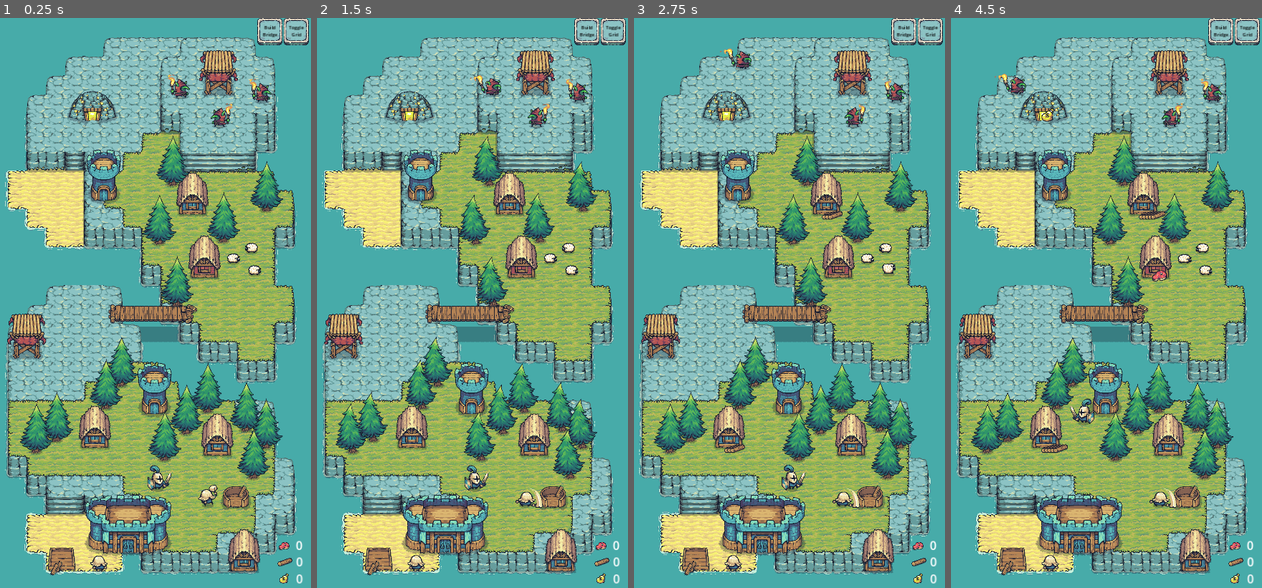
Above: before the commit, frames 1-4 (left to right).
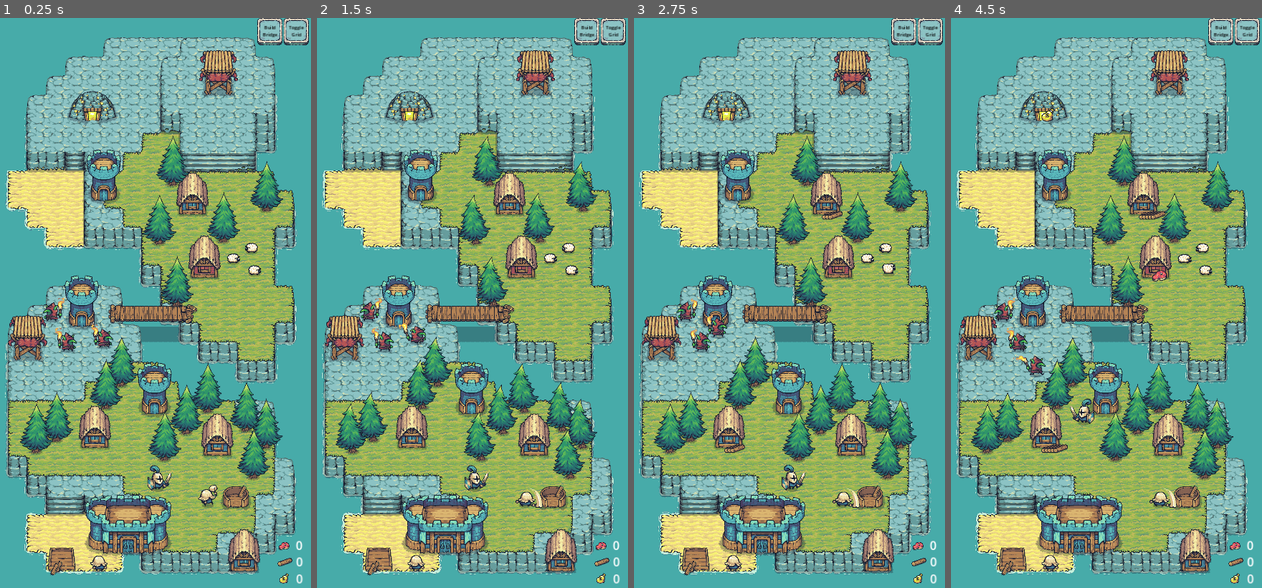
Above: after the commit, the same moments.

Repository: dreml/OneScreenAdventure
Game: Godot game, scene res://scenes/main.tscn
Two runs of this game, one before a commit and one after it. Both use one fixed random seed, a clock stepped at 60 frames per second and the inputs below.
Inputs (mouse positions are in pixels of both pictures, inside the frame that each line leads up to):
- Up to frame 1 (0.25 s): no input
- Up to frame 2 (1.5 s): move the mouse to (537, 274) at 0.52 s; press the mouse at (537, 274) at 0.53 s; move the mouse to (400, 331) at 1.27 s; release the mouse at (400, 331) at 1.28 s; hold A from 1.28 s (still down); tap G (test) at 1.35 s
- Up to frame 3 (2.75 s): move the mouse to (817, 177) at 2.02 s; release A at 2.03 s; hold F from 2.03 s (still down)
- Up to frame 4 (4.5 s): move the mouse to (1084, 417) at 2.77 s; release F at 2.78 s; tap Shift at 2.85 s; click (1084, 417) at 2.92 s; move the mouse to (1196, 388) at 3.52 s; hold T 3.53-4.28 s; hold A from 3.53 s (still down); move the mouse to (1003, 217) at 4.27 s; tap B at 4.35 s

The runs differ from the first frame. In frame 1, 3.4% of the frame differs, in the area x 1-96%, y 9-98%; in frame 2, 3.4%, in the area x 1-96%, y 10-98%; in frame 3, 3.2%; in frame 4, 3.4%.
Error in both runs: Invalid access of index '1' on a base object of type: 'Array[Vector2]'. (res://components/movement_component.gd:40)

Commit message:
Стрельба башни v1.0

Diff:
--- a/npc/goblin.gd
+++ b/npc/goblin.gd
@@ -1,5 +1,7 @@
 class_name Goblin
 extends Npc
+
+var hp = 50
 
 #func _ready() -> void:
 #	super._ready()
@@ -11,3 +13,8 @@
 func move_to(location: Vector2):
 	movement_component.set_target_position(location)
 	_switch_state(States.FOLLOW)
+
+func take_damage(damage):
+	hp -= damage
+	if hp <= 0:
+		queue_free()
--- /dev/null
+++ b/objects/bare_arrow.gd
@@ -0,0 +1,10 @@
+extends BaseArrow
+
+# Called when the node enters the scene tree for the first time.
+#func _ready():
+	#pass # Replace with function body.
+
+
+# Called every frame. 'delta' is the elapsed time since the previous frame.
+#func _process(delta):
+	#pass
--- /dev/null
+++ b/objects/bare_arrow.tscn
@@ -0,0 +1,36 @@
+[gd_scene load_steps=7 format=3 uid="uid://dfuxx7lffgrtc"]
+
+[ext_resource type="PackedScene" uid="uid://cen34kc4mw87e" path="res://objects/base_arrow.tscn" id="1_e23fb"]
+[ext_resource type="Texture2D" uid="uid://bgrgcde1pdiie" path="res://assets/sprites/Tiny Swords/Factions/Knights/Troops/Archer/Arrow/Arrow.png" id="2_hffpr"]
+[ext_resource type="Script" path="res://objects/bare_arrow.gd" id="3_7t2kh"]
+
+[sub_resource type="AtlasTexture" id="AtlasTexture_xk2fm"]
+atlas = ExtResource("2_hffpr")
+region = Rect2(0, 0, 64, 64)
+
+[sub_resource type="SpriteFrames" id="SpriteFrames_2igwj"]
+animations = [{
+"frames": [{
+"duration": 1.0,
+"texture": SubResource("AtlasTexture_xk2fm")
+}],
+"loop": true,
+"name": &"attacking",
+"speed": 5.0
+}]
+
+[sub_resource type="RectangleShape2D" id="RectangleShape2D_4c1xv"]
+size = Vector2(60, 11)
+
+[node name="BareArrow" instance=ExtResource("1_e23fb")]
+script = ExtResource("3_7t2kh")
+damage = 5
+speed = 500
+shoot_sound_path = "res://assets/audio/shoot_bare_arrow.wav"
+
+[node name="ArrowBody2D" parent="." index="0"]
+sprite_frames = SubResource("SpriteFrames_2igwj")
+
+[node name="CollisionShape2D" parent="Area2D" index="0"]
+position = Vector2(1, 2.5)
+shape = SubResource("RectangleShape2D_4c1xv")
--- /dev/null
+++ b/objects/base_arrow.gd
@@ -0,0 +1,37 @@
+extends CharacterBody2D
+
+class_name BaseArrow
+
+@export var damage = 0 # урон от стрелы
+@export var speed = 4 # скорость стрелы
+@export var shoot_sound_path = "" # путь до файла звука выстрела стрелы
+
+var _target_act = null # актуальная цель стрелы
+var _damage_multiplier = 1 # множитель урона
+
+# Called when the node enters the scene tree for the first time.
+func _ready():
+	look_at(_target_act.global_position)
+
+# Called every frame. 'delta' is the elapsed time since the previous frame.
+func _physics_process(delta):
+	take_aim(_target_act)
+	move_and_slide()
+
+func take_aim(target):
+	if target == null:
+		return
+	velocity = global_position.direction_to(target.global_position) * speed
+	look_at(target.global_position)
+
+func _on_area_2d_body_entered(body):
+	if  body.is_in_group("goblins"):
+		body.take_damage(damage * _damage_multiplier)
+		queue_free()
+
+func targeting(target, multiplier):
+	_target_act = target
+	_damage_multiplier = multiplier
+
+func bring_sound():
+	return shoot_sound_path
--- /dev/null
+++ b/objects/base_arrow.tscn
@@ -0,0 +1,24 @@
+[gd_scene load_steps=3 format=3 uid="uid://cen34kc4mw87e"]
+
+[ext_resource type="Script" path="res://objects/base_arrow.gd" id="1_1sn8h"]
+
+[sub_resource type="SpriteFrames" id="SpriteFrames_m11kx"]
+animations = [{
+"frames": [],
+"loop": true,
+"name": &"attacking",
+"speed": 5.0
+}]
+
+[node name="BaseArrow" type="CharacterBody2D"]
+script = ExtResource("1_1sn8h")
+
+[node name="ArrowBody2D" type="AnimatedSprite2D" parent="."]
+sprite_frames = SubResource("SpriteFrames_m11kx")
+animation = &"attacking"
+
+[node name="Area2D" type="Area2D" parent="."]
+
+[node name="CollisionShape2D" type="CollisionShape2D" parent="Area2D"]
+
+[connection signal="body_entered" from="Area2D" to="." method="_on_area_2d_body_entered"]
--- /dev/null
+++ b/objects/battle_tower.gd
@@ -0,0 +1,66 @@
+extends AnimatedSprite2D
+
+enum State {ATTACK, WAIT, DESTROYED}
+
+@onready var _attack_zone = $AttackZone/AttackZoneShape # зона атаки башни
+@onready var reload_timer = $ReloadTimer # таймер перезарядки выстрела
+@onready var _shoot_sound = $ShootSound
+
+@export var _arrow_act: PackedScene = preload("res://objects/bare_arrow.tscn")
+@export var _attack_speed : float = 1.5 # скорострельность
+@export var _damage_multiplier : float = 2.0 # множитель урона снаряда
+
+var _target_act = null # текущая цель
+var _target_list : Array # массив целей
+var _state_act = State.WAIT
+
+# Called when the node enters the scene tree for the first time.
+func _ready():
+	reload_timer.set_wait_time(_attack_speed)
+	get_shoot_sound(_arrow_act)
+
+# Called every frame. 'delta' is the elapsed time since the previous frame.
+func _process(delta):
+	pass
+
+func attack_zone_update(proc):
+	_attack_zone.scale *= (1+proc/100).round(2)
+
+func attacking(target):
+	if target == null:
+		return
+
+	var shoot = _arrow_act.instantiate()
+	_shoot_sound.play()
+	shoot.targeting(target, _damage_multiplier)
+	add_child(shoot)
+
+	reload_timer.start()
+
+func _on_reload_timer_timeout():
+	attacking(_target_act)
+
+func _on_attack_zone_body_entered(body):
+	if body.is_in_group("goblins"):
+		_target_list.append(body)
+		if _target_act == null:
+			_target_act = _target_list[0]
+		if reload_timer.is_stopped():
+			attacking(_target_act)
+		print(_target_list)
+
+func _on_attack_zone_body_exited(body):
+	if body.is_in_group("goblins"):
+		if _target_act == body:
+			_target_list.pop_front()
+			if len(_target_list) > 0:
+				_target_act = _target_list[0]
+			else:
+				_target_act = null
+		else:
+			_target_list.erase(body)
+		print(_target_list)
+
+func get_shoot_sound(arrow):
+	var shoot = _arrow_act.instantiate()
+	_shoot_sound.stream = load(shoot.bring_sound())
--- /dev/null
+++ b/objects/battle_tower.tscn
@@ -0,0 +1,38 @@
+[gd_scene load_steps=5 format=3 uid="uid://c5dhqm272434t"]
+
+[ext_resource type="Texture2D" uid="uid://ec7747wh31ts" path="res://assets/sprites/Tiny Swords/Factions/Knights/Buildings/Tower/Tower_Blue.png" id="1_6e20y"]
+[ext_resource type="Script" path="res://objects/battle_tower.gd" id="1_pxmrl"]
+
+[sub_resource type="SpriteFrames" id="SpriteFrames_hfnny"]
+animations = [{
+"frames": [{
+"duration": 1.0,
+"texture": ExtResource("1_6e20y")
+}],
+"loop": true,
+"name": &"based",
+"speed": 5.0
+}]
+
+[sub_resource type="CircleShape2D" id="CircleShape2D_rvxky"]
+radius = 197.0
+
+[node name="BattleTower" type="AnimatedSprite2D"]
+sprite_frames = SubResource("SpriteFrames_hfnny")
+animation = &"based"
+script = ExtResource("1_pxmrl")
+
+[node name="AttackZone" type="Area2D" parent="."]
+position = Vector2(-1, 0)
+
+[node name="AttackZoneShape" type="CollisionShape2D" parent="AttackZone"]
+shape = SubResource("CircleShape2D_rvxky")
+one_way_collision_margin = 0.0
+
+[node name="ReloadTimer" type="Timer" parent="."]
+
+[node name="ShootSound" type="AudioStreamPlayer" parent="."]
+
+[connection signal="body_entered" from="AttackZone" to="." method="_on_attack_zone_body_entered"]
+[connection signal="body_exited" from="AttackZone" to="." method="_on_attack_zone_body_exited"]
+[connection signal="timeout" from="ReloadTimer" to="." method="_on_reload_timer_timeout"]
--- a/player/player.gd
+++ b/player/player.gd
@@ -29,10 +29,6 @@
 	States.FOLLOW: "Running",
 	States.ATTACK: "Attacking",
 }
-
-# ресурсы
-var gold_ore_amount = 0
-var wood_amount = 0
 
 func _ready():
 	_change_state(States.IDLE)
--- a/scenes/main.tscn
+++ b/scenes/main.tscn
@@ -29,6 +29,7 @@
 [ext_resource type="PackedScene" uid="uid://c0t7rqwtvm8m8" path="res://objects/farm.tscn" id="28_plbmx"]
 [ext_resource type="PackedScene" uid="uid://cdf0ko4xjq3xi" path="res://objects/meat.tscn" id="29_gx2jf"]
 [ext_resource type="PackedScene" uid="uid://ddlyj6mvb07tv" path="res://ui/meat_label.tscn" id="30_5cdgt"]
+[ext_resource type="PackedScene" uid="uid://c5dhqm272434t" path="res://objects/battle_tower.tscn" id="30_pd3g0"]
 
 [sub_resource type="TileSetAtlasSource" id="TileSetAtlasSource_a3vrb"]
 texture = ExtResource("2_mtkva")
@@ -62,7 +63,6 @@
 [node name="DebugGrid" parent="." instance=ExtResource("8_0b33p")]
 position = Vector2(16, 16)
 map_size = Vector2(33, 59)
-line_opacity = null
 
 [node name="Pointer" parent="." instance=ExtResource("4")]
 position = Vector2(-100, -100)
@@ -135,14 +135,14 @@
 build = true
 
 [node name="Goblin" parent="." instance=ExtResource("12_vor8f")]
-position = Vector2(643, 258)
+position = Vector2(386, 1096)
 
 [node name="Goblin3" parent="." instance=ExtResource("12_vor8f")]
 z_index = 1
-position = Vector2(916, 273)
+position = Vector2(265, 1108)
 
 [node name="Goblin2" parent="." instance=ExtResource("12_vor8f")]
-position = Vector2(775, 355)
+position = Vector2(213, 1007)
 scale = Vector2(-1, 1)
 
 [node name="CastleBlue" type="Sprite2D" parent="."]
@@ -215,7 +215,7 @@
 text = "0"
 
 [node name="Building" parent="." groups=["obstacles2"] instance=ExtResource("21_r3nht")]
-position = Vector2(128, 1071)
+position = Vector2(131, 1077)
 
 [node name="Meat" parent="." instance=ExtResource("29_gx2jf")]
 position = Vector2(987, 1760)
@@ -240,3 +240,6 @@
 
 [node name="Sawmill" parent="." instance=ExtResource("24_o0eek")]
 position = Vector2(356, 1371)
+
+[node name="BattleTower" parent="." instance=ExtResource("30_pd3g0")]
+position = Vector2(312, 939)
Not shown, added: assets/audio/shoot_bare_arrow.wav.import
Not shown: 1 places in scenes/main.tscn that only renumber resources
Not shown, added: assets/audio/shoot_bare_arrow.wav
